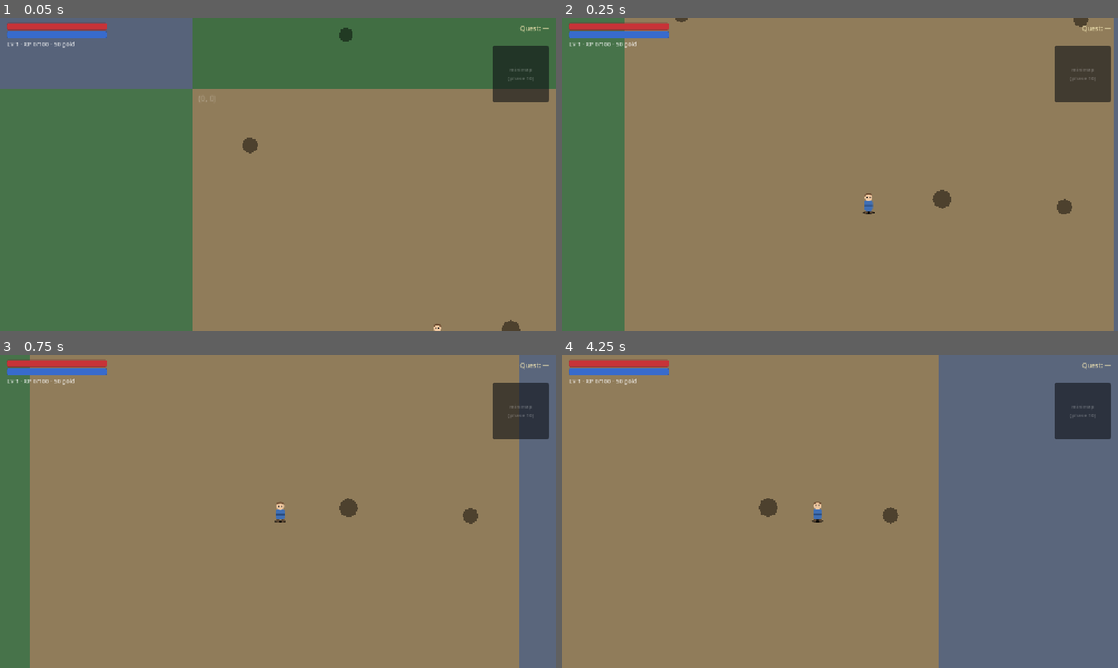
Above: before the commit, frames 1-4 (two rows, left to right).
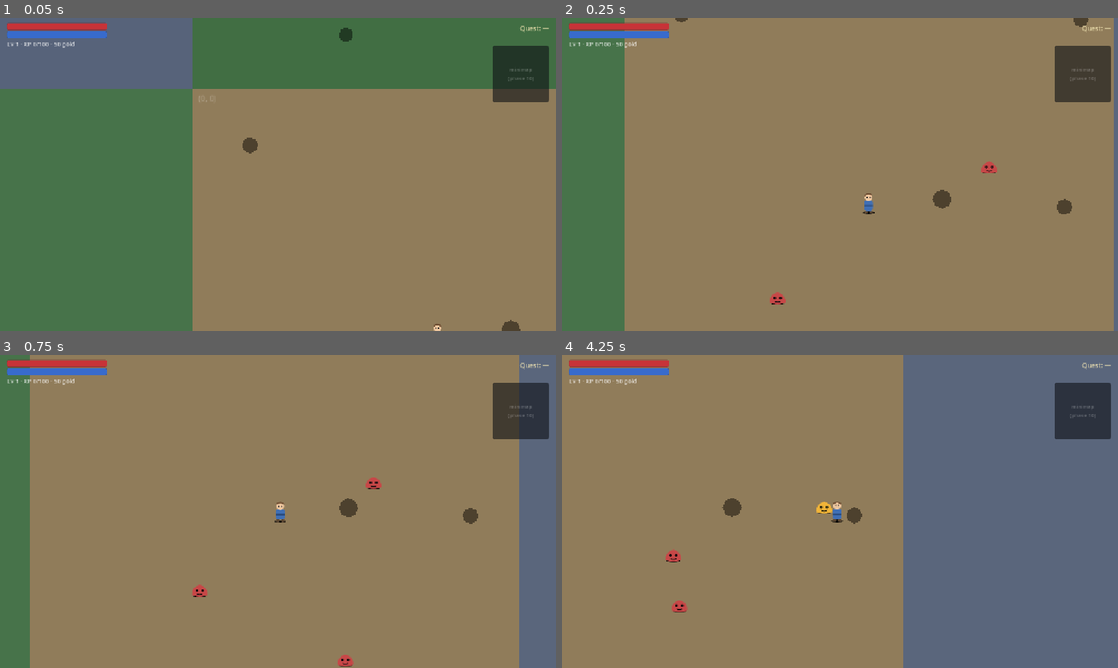
Above: after the commit, the same moments.

Repository: amirrezahadipoor/openworldRpg
Game: Godot game, scene res://scenes/main.tscn
Same seed, same stepped clock (60 frames per second), same inputs: the game is played once before the commit and once after it.
Inputs (mouse positions are in pixels of both pictures, inside the frame that each line leads up to):
- Up to frame 1 (0.05 s): no input
- Up to frame 2 (0.25 s): no input
- Up to frame 3 (0.75 s): move the mouse to (400, 495) at 0.52 s; hold D (move_right) from 0.53 s (still down); tap J (attack) at 0.6 s; click (400, 495) at 0.67 s
- Up to frame 4 (4.25 s): tap K (dodge) at 0.8, 2.3, 3.8 s; release D (move_right) at 1.25 s; drag from (728, 527) to (878, 511) at 1.27 s; move the mouse to (895, 442) at 2.02 s; hold D (move_right) 2.03-2.75 s; tap J (attack) at 2.1 s; drag from (812, 574) to (673, 464) at 2.77 s; move the mouse to (1006, 558) at 3.52 s; hold A (move_left) from 3.53 s (still down); tap E (interact) at 3.6 s

Frame 1 is identical in both runs. In frame 2, 0.2% of the frame differs, in the area x 37-79%, y 45-92%; in frame 3, 0.3%; in frame 4, 7.3%, in the area x 18-68%, y 0-100%.
Error in both runs: Invalid access to property or key 'vector_changed' on a base object of type 'VirtualJoystick'. (res://scripts/ui/hud.gd:130)

Commit message:
feat: enemy AI state machine + telegraphs + damage numbers
- Enemy (CharacterBody2D): full FSM idle/patrol/chase/attack/flee with
  exported stat knobs, 0.45s gold-pulse telegraph before contact damage,
  flee below 25% HP, knockback + flash on hit, XP on death, tween-out
- Hurtbox Area2D (group 'hurtbox', layer 2) wired to player's attack area
- DamageNumber: pooled-style floating labels for hits and XP gains
- main.gd spawns a 3-enemy combat sandbox near spawn (until chunk spawning)
- DECISIONS.md #13 (non-gradle Android export) + #14 (enemy design)

Diff:
--- /dev/null
+++ b/assets/placeholder/enemy.svg
@@ -0,0 +1,7 @@
+<svg xmlns="http://www.w3.org/2000/svg" width="40" height="32" viewBox="0 0 40 32">
+  <ellipse cx="20" cy="29" rx="14" ry="3" fill="rgba(0,0,0,0.3)"/>
+  <path d="M4 28 Q2 12 20 6 Q38 12 36 28 Q28 31 20 31 Q12 31 4 28 Z" fill="#ffffff"/>
+  <circle cx="14" cy="18" r="3" fill="#1d2733"/>
+  <circle cx="26" cy="18" r="3" fill="#1d2733"/>
+  <path d="M15 25 Q20 28 25 25" stroke="#1d2733" stroke-width="2" fill="none" stroke-linecap="round"/>
+</svg>
--- /dev/null
+++ b/scenes/enemies/enemy.tscn
@@ -0,0 +1,30 @@
+[gd_scene load_steps=5 format=3]
+
+[ext_resource type="Script" path="res://scripts/enemies/enemy.gd" id="1_enemy"]
+[ext_resource type="Texture2D" path="res://assets/placeholder/enemy.svg" id="2_tex"]
+
+[sub_resource type="RectangleShape2D" id="RectangleShape2D_body"]
+size = Vector2(28, 22)
+
+[sub_resource type="CircleShape2D" id="CircleShape2D_hurtbox"]
+radius = 22.0
+
+[node name="Enemy" type="CharacterBody2D"]
+collision_layer = 1
+collision_mask = 1
+script = ExtResource("1_enemy")
+
+[node name="Sprite" type="Sprite2D" parent="."]
+texture = ExtResource("2_tex")
+
+[node name="Body" type="CollisionShape2D" parent="."]
+position = Vector2(0, 6)
+shape = SubResource("RectangleShape2D_body")
+
+[node name="Hurtbox" type="Area2D" parent="." groups=["hurtbox"]]
+collision_layer = 2
+collision_mask = 0
+monitoring = false
+
+[node name="HurtShape" type="CollisionShape2D" parent="Hurtbox"]
+shape = SubResource("CircleShape2D_hurtbox")
--- /dev/null
+++ b/scripts/combat/damage_number.gd
@@ -0,0 +1,24 @@
+class_name DamageNumber
+extends Label
+## Floating damage number. Spawned via DamageNumber.spawn(...) — drifts up,
+## fades out, frees itself.
+
+
+static func spawn(parent: Node, pos: Vector2, text: String, color: Color) -> void:
+	var n := DamageNumber.new()
+	n.text = text
+	n.add_theme_color_override("font_color", color)
+	n.add_theme_color_override("font_outline_color", Color(0, 0, 0, 0.8))
+	n.add_theme_constant_override("outline_size", 4)
+	n.add_theme_font_size_override("font_size", 17)
+	parent.add_child(n)
+	n.global_position = pos
+	n._animate()
+
+
+func _animate() -> void:
+	var tw := create_tween()
+	tw.set_parallel(true)
+	tw.tween_property(self, "position", position + Vector2(randf_range(-10.0, 10.0), -48.0), 0.7)
+	tw.tween_property(self, "modulate:a", 0.0, 0.7)
+	tw.chain().tween_callback(queue_free)
--- /dev/null
+++ b/scripts/enemies/enemy.gd
@@ -0,0 +1,138 @@
+class_name Enemy
+extends CharacterBody2D
+## Base enemy: full FSM (idle / patrol / chase / attack / flee), telegraphed
+## attacks, hurtbox in group "hurtbox" (hit by the player's attack area),
+## XP reward + EventBus notifications on hurt/death.
+
+enum State { IDLE, PATROL, CHASE, ATTACK, FLEE, DEAD }
+
+@export var max_hp := 30.0
+@export var move_speed := 95.0
+@export var contact_damage := 8.0
+@export var chase_radius := 300.0
+@export var attack_radius := 56.0
+@export var xp_reward := 18
+@export var body_color := Color(0.78, 0.28, 0.28)
+
+const TELEGRAPH_TIME := 0.45
+const FLEE_TIME := 1.6
+const FLEE_THRESHOLD := 0.25
+
+var hp: float
+var state: State = State.IDLE
+
+var _player: Player
+var _state_time := 0.0
+var _patrol_target := Vector2.ZERO
+var _origin := Vector2.ZERO
+
+@onready var sprite: Sprite2D = $Sprite
+
+
+func _ready() -> void:
+	hp = max_hp
+	_origin = global_position
+	sprite.modulate = body_color
+	add_to_group("enemies")
+
+
+func _physics_process(delta: float) -> void:
+	if state == State.DEAD:
+		return
+	_state_time += delta
+	_player = _find_player()
+
+	var to_player := (_player.global_position - global_position) if _player else Vector2.ZERO
+	var dist := to_player.length()
+
+	match state:
+		State.IDLE:
+			velocity = velocity.move_toward(Vector2.ZERO, 400.0 * delta)
+			if _player and dist < chase_radius:
+				_change_state(State.CHASE)
+			elif _state_time > 1.5:
+				_pick_patrol_point()
+				_change_state(State.PATROL)
+
+		State.PATROL:
+			var to_target := _patrol_target - global_position
+			if to_target.length() < 12.0 or _state_time > 5.0:
+				_change_state(State.IDLE)
+			else:
+				velocity = velocity.move_toward(to_target.normalized() * move_speed * 0.6, 600.0 * delta)
+			if _player and dist < chase_radius:
+				_change_state(State.CHASE)
+
+		State.CHASE:
+			if _player == null:
+				_change_state(State.IDLE)
+			elif dist < attack_radius:
+				_change_state(State.ATTACK)
+			elif dist > chase_radius * 1.6:
+				_change_state(State.IDLE)
+			else:
+				velocity = velocity.move_toward(to_player.normalized() * move_speed, 700.0 * delta)
+
+		State.ATTACK:
+			velocity = velocity.move_toward(Vector2.ZERO, 900.0 * delta)
+			# Telegraph: pulse red while winding up so the player can dodge.
+			var pulse := 0.5 + 0.5 * sin(_state_time * 24.0)
+			sprite.modulate = body_color.lerp(Color(1.0, 0.85, 0.2), pulse)
+			if _state_time >= TELEGRAPH_TIME:
+				sprite.modulate = body_color
+				if _player and dist < attack_radius + 18.0:
+					_player.take_hit(contact_damage, to_player.normalized())
+				_change_state(State.IDLE)
+
+		State.FLEE:
+			if _player:
+				velocity = velocity.move_toward(-to_player.normalized() * move_speed * 1.2, 700.0 * delta)
+			if _state_time > FLEE_TIME:
+				_change_state(State.CHASE if _player else State.IDLE)
+
+	move_and_slide()
+
+
+func _change_state(s: State) -> void:
+	state = s
+	_state_time = 0.0
+
+
+func _pick_patrol_point() -> void:
+	_patrol_target = _origin + Vector2(randf_range(-160.0, 160.0), randf_range(-160.0, 160.0))
+
+
+func _find_player() -> Player:
+	if _player != null and not _player.is_queued_for_deletion():
+		return _player
+	return get_tree().get_first_node_in_group("player") as Player
+
+
+## Hit entry point — called by the player's attack area (group "hurtbox").
+func take_hit(amount: float, dir: Vector2) -> void:
+	if state == State.DEAD:
+		return
+	hp -= amount
+	velocity += dir * 160.0  # knockback
+	sprite.modulate = Color(1.5, 1.5, 1.5)
+	var tw := create_tween()
+	tw.tween_property(sprite, "modulate", body_color, 0.18)
+	EventBus.enemy_hurt.emit(self, amount, dir)
+	if hp <= 0.0:
+		_die()
+	elif hp < max_hp * FLEE_THRESHOLD and state != State.FLEE:
+		_change_state(State.FLEE)
+
+
+func _die() -> void:
+	_change_state(State.DEAD)
+	EventBus.enemy_died.emit(self)
+	GameState.add_xp(xp_reward)
+	set_physics_process(false)
+	for child in get_children():
+		if child is CollisionShape2D:
+			child.set_deferred("disabled", true)
+	var tw := create_tween()
+	tw.tween_property(self, "scale", Vector2(0.1, 0.1), 0.3)
+	tw.parallel().tween_property(self, "modulate:a", 0.0, 0.3)
+	tw.tween_callback(queue_free)
--- a/scripts/main.gd
+++ b/scripts/main.gd
@@ -13,11 +13,14 @@
 func _ready() -> void:
 	_build_world()
 	_build_player()
+	_build_enemies()
 	_build_camera()
 	_build_ui()
 
 	EventBus.player_damaged.connect(_on_player_damaged)
 	EventBus.player_died.connect(_on_player_died)
+	EventBus.enemy_hurt.connect(_on_enemy_hurt)
+	EventBus.enemy_died.connect(_on_enemy_died)
 
 	if SaveSystem.has_save():
 		SaveSystem.load_game(player)
@@ -39,6 +42,17 @@
 	add_child(player)
 	player.global_position = SPAWN_POINT
 	streamer.set_target(player)
+
+
+func _build_enemies() -> void:
+	# Temporary combat sandbox around spawn until chunk spawning lands.
+	var scene: PackedScene = load("res://scenes/enemies/enemy.tscn")
+	var spots := [Vector2(780, 430), Vector2(310, 720), Vector2(660, 820)]
+	for s in spots:
+		var e: Enemy = scene.instantiate()
+		e.name = "Enemy_%s" % str(s)
+		add_child(e)
+		e.global_position = s
 
 
 func _build_camera() -> void:
@@ -66,6 +80,17 @@
 	AudioManager.play_sfx("player_hurt")
 
 
+func _on_enemy_hurt(enemy: Node, amount: float, _dir: Vector2) -> void:
+	if enemy is Node2D:
+		DamageNumber.spawn(self, (enemy as Node2D).global_position + Vector2(0, -30), str(int(amount)), Color(1.0, 0.9, 0.35))
+
+
+func _on_enemy_died(enemy: Node) -> void:
+	if enemy is Node2D:
+		DamageNumber.spawn(self, (enemy as Node2D).global_position + Vector2(0, -34), "+%d XP" % (enemy as Enemy).xp_reward, Color(0.55, 0.95, 0.55))
+	camera.shake(0.2)
+
+
 func _on_player_died() -> void:
 	# Death screen is Phase 10; for now respawn at spawn with full HP.
 	GameState.hp = GameState.max_hp()
--- a/scripts/player/player.gd
+++ b/scripts/player/player.gd
@@ -32,6 +32,7 @@
 
 
 func _ready() -> void:
+	add_to_group("player")
 	GameState.hp = GameState.max_hp()
 	GameState.mp = GameState.max_mp()
 	attack_shape.disabled = true
Not shown, changed: DECISIONS.md
Not shown, changed: ROADMAP.md
